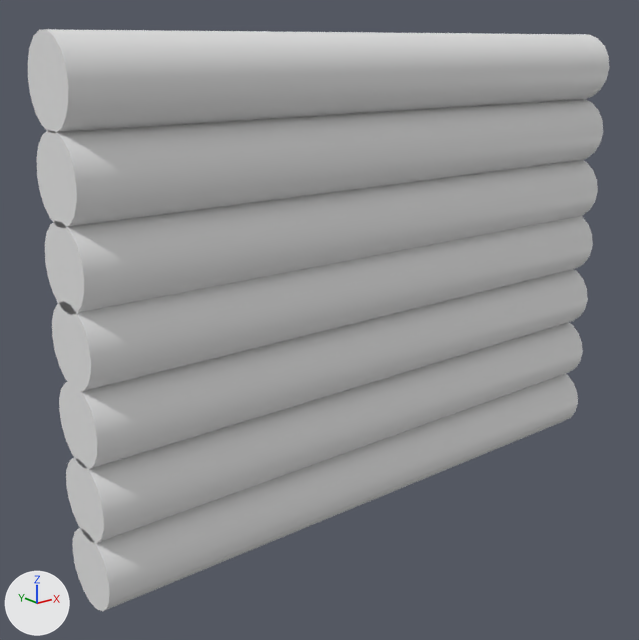
What one commit did to the FBX model Assets/Meshes/Wall.FBX.
Before and after are seen from a 50 mm camera at (-3.72, -2.65, 1.8) aimed at (-1.52, 0.1, 0.69). Every picture has the same lights, and +X, +Y and +Z are marked at lower left. Where no turn or scale is listed for an object, it has been applied to the vertices.

In view in the first picture: 'Wall'.
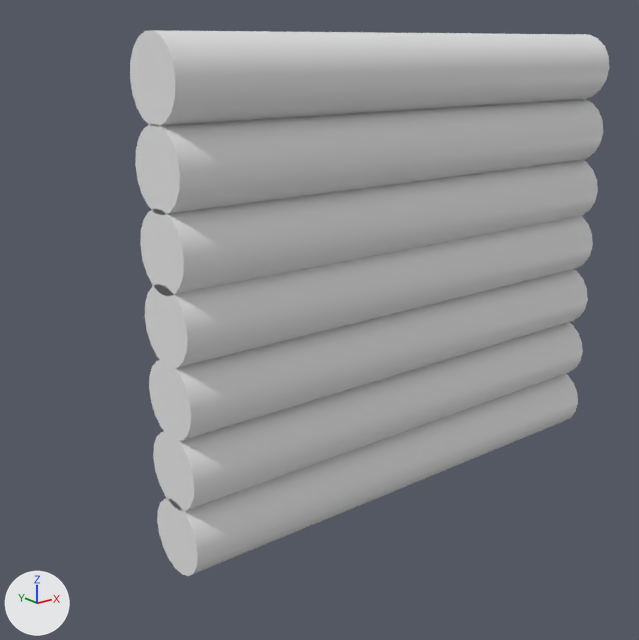
The newer file is also turned or shifted as a whole; pictures and numbers use the older file's frame.

Changed parts and their boxes (x1, y1, x2, y2) in the pictures (639 x 640 px; the box of a moved part takes in the faces that stretch with it):
'Wall', reshaped (18% narrower, 6% shorter): before (28, 29, 609, 612); after (130, 30, 609, 576)
part 1 of me_mesh, moved or reshaped: before (28, 29, 222, 612); after (130, 30, 222, 576)

The change, as a diff of the scene's bpy script:
```diff
--- a/Assets/Meshes/Wall.FBX.py
+++ b/Assets/Meshes/Wall.FBX.py
@@ me_mesh @@
 me_mesh.from_pydata(...)  # 770 vertices, 882 faces; spans x -2.64..0.0, y -0.15..0.15, z -0.14..1.83
 # used by ob_wall; location = (0.0, 0.0, 0.0)
+# me_mesh part 1: all 259 vertices in x -2.64, y -0.15..0.15, z -0.14..1.83 are moved by (0.35, 0.0, 0.0)
```
